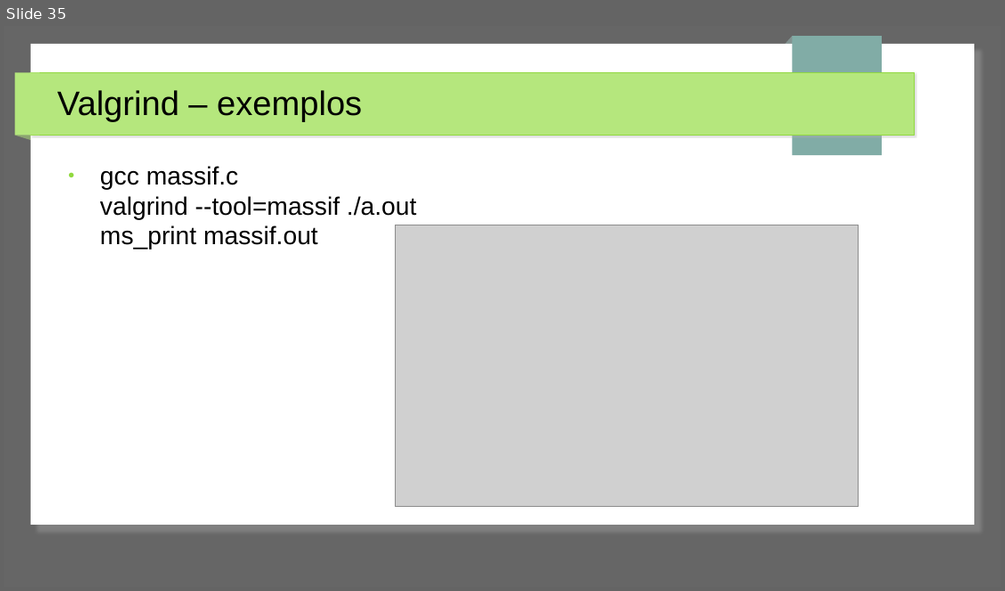
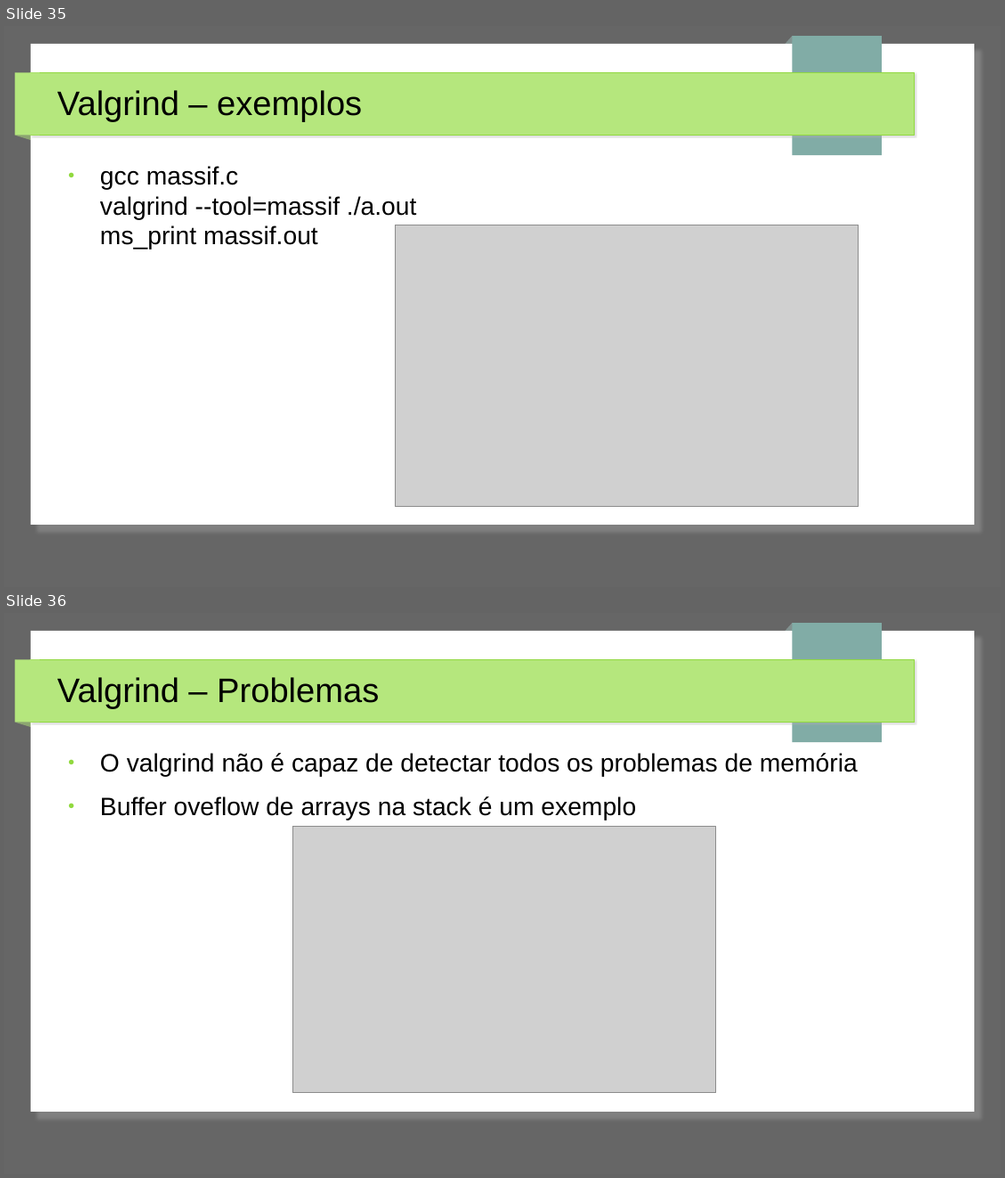
Before and after one commit to jpantonow/SB-T1-ANALISADORES, a slide deck: Slides.odp. Shown one above the other, each under a label of ours: slide 35 before the commit, slides 35 and 36 after it. The pictures are 1005x591 and 1005x1178 pixels, drawn with LibreOffice and Linux fonts; fonts in the diff are those of the drawing; grey boxes stand for pictures. Boxes give left, top, right and bottom in pixels: in the first picture for what was removed or moved away, otherwise in the second. Text is boxed around its words. In the diff, an @@ line names an element or a change of style, - is before the commit and + after.

Commit message:
problemas valgrind

```diff
--- a/Slides.odp
+++ b/Slides.odp
@@ slide 36 added at [4, 613, 1001, 1174], background #666666; not listed: 7 template elements that a slide beside it also shows @@
@@ title added at [57, 677, 379, 709], 27 pt, text #000000 @@
+Valgrind – Problemas
@@ text added at [100, 753, 858, 819], 20 pt, text #000000 @@
+● O valgrind não é capaz de detectar todos os problemas de memória
+● Buffer oveflow de arrays na stack é um exemplo
@@ picture added at [292, 827, 716, 1093] @@
```
Also in this commit, not shown: 1 slide changed, 2 other slides added.
